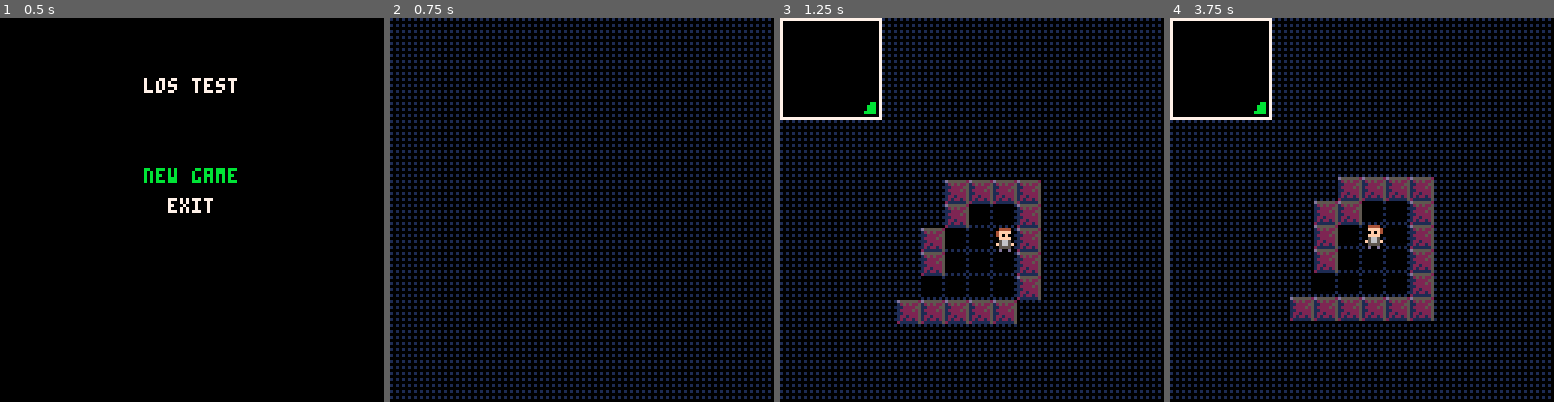
Above: before the commit, frames 1-4 (left to right).
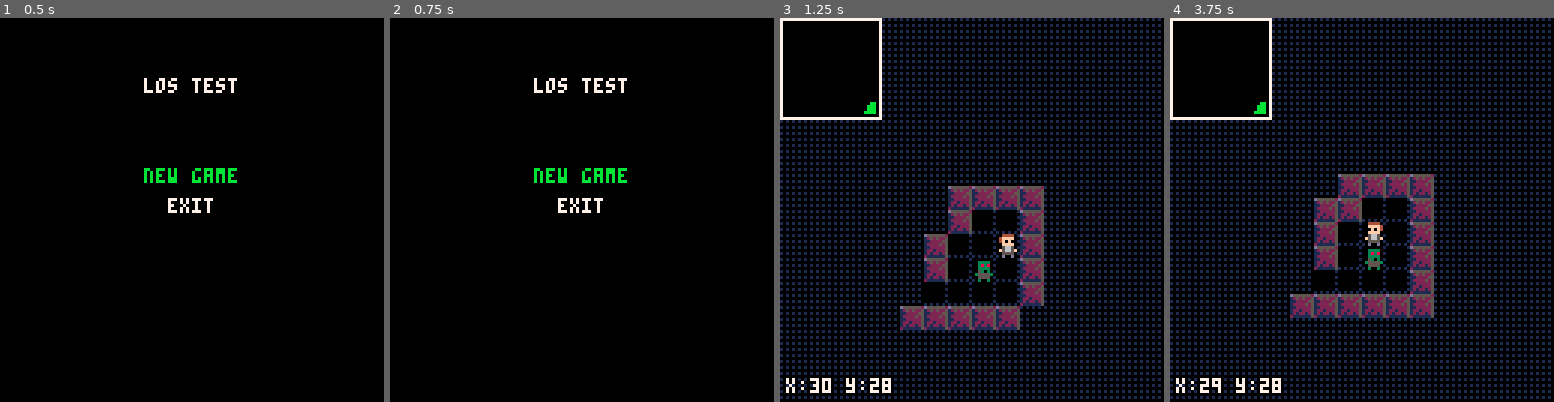
Above: after the commit, the same moments.

Repository: bancliffe/lostest
Game: PICO-8 cartridge lostest.p8
Two runs of this game, one before a commit and one after it. Both use one fixed random seed, a clock stepped at 60 frames per second and the inputs below.
Inputs:
- Up to frame 1 (0.5 s): tap X (X key) at 0.33 s
- Up to frame 2 (0.75 s): tap O (Z key) at 0.7 s
- Up to frame 3 (1.25 s): tap X (X key) at 1.07 s
- Up to frame 4 (3.75 s): hold Right 1.6-2.1 s; tap O (Z key) every 0.4 s from 1.7 to 3.7 s; tap X (X key) at 1.85, 2.97 s; hold Up 2.15-2.42 s; hold Right 2.47-3.03 s; hold Left 3.08-3.58 s; hold Down from 3.63 s (still down)

Frame 1 is identical in both runs. In frame 2, 26% of the frame differs, in the area x 0-100%, y 0-100%; in frame 3, 7.0%; in frame 4, 5.7%.

Commit message:
Refactor player functionality; replace player.lua with entities.lua for improved character management and update map interactions

Diff:
--- /dev/null
+++ b/entities.lua
@@ -0,0 +1,92 @@
+class=setmetatable({
+    new=function(self,tbl)
+        tbl = tbl or {}
+        setmetatable(tbl,{
+            __index=self
+        })
+        return tbl
+    end
+}, {__index=_ENV})
+
+entity=class:new({
+    x=0,
+    y=0,
+    sprite_id=0,
+    vision_range=0,
+    update=function() end,
+    draw=function() end
+})
+
+object=class:new({
+    name="undefined",
+    sprite_id=0,
+    walkable=false,
+    block_sight=false,
+    interact=function(self) end
+})
+
+player=entity:new({
+    x=x or 0,
+    y=y or 0,
+    sprite_id=16,
+    vision_range=6,
+    flipped=false,
+    state="idle",
+
+    update=function(_ENV)
+        local dx,dy=0,0
+        if btnp(⬆️) then dy -= 1 end
+        if btnp(⬇️) then dy += 1 end
+        if btnp(⬅️) then dx -= 1 flipped=true end
+        if btnp(➡️) then dx += 1 flipped=false end
+        -- check for interactable objects before moving
+        local tile = test_map[x+dx] and test_map[x+dx][y+dy]
+        if tile then
+            if tile.object then
+                if tile.object.name=="door" and tile.object.state=="open" then
+                    x = mid(0,map_width-1,x + dx)
+                    y = mid(0,map_height-1,y + dy)
+                elseif tile.object.name=="door" and tile.object.state=="closed" then
+                    tile.object.interact(tile)
+                end
+            elseif test_map[x+dx] and test_map[x+dx][y+dy] and test_map[x+dx][y+dy].walkable then
+                x = mid(0,map_width-1,x + dx)
+                y = mid(0,map_height-1,y + dy)
+            end
+        end
+        if btnp(❎) then
+            global.show_minimap = not global.show_minimap
+        end
+    end,
+
+    draw=function(_ENV)
+         if state=="idle" then
+            local sx = (sprite_id%16)*8
+            local sy = (sprite_id\16)*8
+            sspr(sx,sy,8,8,x*8,y*8,8,8, flipped, false)
+        else
+            spr(sprite_id,x*8,y*8,1,1, flipped, false)
+         end
+    end
+})
+
+npc = entity:new({
+    x=x or 0,
+    y=y or 0,
+    sprite_id=21,
+    vision_range=4,
+    flipped=false,
+    update=function(_ENV) if global.pc.x < x then flipped = true else flipped =false end end,
+    draw=function(_ENV)
+        spr(sprite_id,x*8,y*8,1,1, flipped, false)
+    end
+})
+
+function generate_object(name, sprite_id, walkable, block_sight)
+    return object:new({
+        name=name,
+        sprite_id=sprite_id,
+        walkable=walkable,
+        block_sight=block_sight
+    })
+end
--- a/lostest.p8
+++ b/lostest.p8
@@ -5,7 +5,7 @@
 -- by squizm
 #include main.lua
 #include utils.lua
-#include player.lua
+#include entities.lua
 #include screens\screen_mainmenu.lua
 #include screens\screen_map.lua
 
--- a/main.lua
+++ b/main.lua
@@ -1,5 +1,7 @@
 function _init()
+    poke( 0x5f2e, 1 )
     debug_mode = true
+    global=_ENV
     init_mainmenu()
     init_log()
     _update = update_mainmenu
--- a/player.lua
+++ /dev/null
@@ -1,50 +0,0 @@
-function generate_character(x,y)
-    player={
-        x=x or 0,
-        y=y or 0,
-        sprite_id=16,
-        vision_range=6,
-        flipped=false,
-        update=function()
-            local dx,dy=0,0
-            if btnp(⬆️) then dy -= 1 end
-            if btnp(⬇️) then dy += 1 end
-            if btnp(⬅️) then dx -= 1 player.flipped=true end
-            if btnp(➡️) then dx += 1 player.flipped=false end
-            -- check for interactable objects before moving
-            local tile = test_map[player.x+dx] and test_map[player.x+dx][player.y+dy]
-            if tile then
-                if tile.object then
-                    if tile.object.name=="door" and tile.object.state=="open" then
-                        player.x = mid(0,map_width-1,player.x + dx)
-                        player.y = mid(0,map_height-1,player.y + dy)
-                    elseif tile.object.name=="door" and tile.object.state=="closed" then
-                        tile.object.interact(tile)
-                    end
-                elseif test_map[player.x+dx] and test_map[player.x+dx][player.y+dy] and test_map[player.x+dx][player.y+dy].walkable then
-                    player.x = mid(0,map_width-1,player.x + dx)
-                    player.y = mid(0,map_height-1,player.y + dy)
-                end
-            end
-            if btnp(❎) then
-                show_minimap = not show_minimap
-            end
-        end,
-        draw=function()
-            spr(player.sprite_id,player.x*8,player.y*8,1,1, player.flipped, false)
-        end
-    }
-    return player
-end
-
-function generate_object(name,sprite_id,walkable,block_sight)
-    return {
-        name=name or "undefined",
-        sprite_id=sprite_id or 0,
-        walkable=walkable or false,
-        block_sight=block_sight or false,
-        interact=function()
-           -- placeholder for object interaction logic (e.g. opening a door, picking up an item)
-        end
-    }
-end
--- a/screens/screen_map.lua
+++ b/screens/screen_map.lua
@@ -3,9 +3,19 @@
     map_height = 32
     test_map = map_from_tiles(map_width,map_height)
     local empty_tile = find_empty_tile(test_map)
-    player=generate_character(empty_tile.x, empty_tile.y)
+    global.pc=player:new({x=empty_tile.x, y=empty_tile.y})
     minimap = generate_minimap(test_map)
-    show_minimap = false
+    global.show_minimap = false
+    characters={}
+    add(characters,global.pc)
+
+    for i=1,30 do
+        local empty_tile = find_empty_tile(test_map)
+        local sprite_id = 17 + flr(rnd(5))
+        log("placing npc at ("..empty_tile.x..","..empty_tile.y..") with sprite_id "..sprite_id)
+        local c = npc:new({x=empty_tile.x, y=empty_tile.y,sprite_id=sprite_id})
+        add(characters, c)
+    end
 
     camera_x = 0
     camera_y = 0
@@ -14,17 +24,19 @@
 end
 
 function update_map()
-    player.update()
+    for i=1,#characters do
+        characters[i]:update()
+    end
     update_los(test_map)
     minimap = generate_minimap(test_map)
-    dest_camera_x = player.x * 8 - 64
-    dest_camera_y = player.y * 8 - 64
+    dest_camera_x = global.pc.x * 8 - 64
+    dest_camera_y = global.pc.y * 8 - 64
     camera_x += (dest_camera_x - camera_x) * 0.2
     camera_y += (dest_camera_y - camera_y) * 0.2
 end
 
 function draw_map()
-    cls(1)
+    cls(0)
     fillp(0x5f5f)
     rectfill(0,0,128,128,1)
     fillp()
@@ -45,14 +57,18 @@
     end
     palt(0,false)
     palt(14,true)
-    player.draw()
+    for i=1,#characters do
+        if test_map[characters[i].x] and test_map[characters[i].x][characters[i].y] and test_map[characters[i].x][characters[i].y].visible then
+            characters[i]:draw()
+        end
+    end
     palt()
     draw_ui()
 end
 
 function draw_ui()
     camera()
-    --print("x:"..player.x.." y:"..player.y,2,2,7)
+    print("x:"..global.pc.x.." y:"..global.pc.y,2,120,7)
     if show_minimap then
         draw_minimap(1,1)
     end
--- a/utils.lua
+++ b/utils.lua
@@ -11,11 +11,11 @@
 
 -- updates line-of-sight for all tiles based on player position and vision range
 function update_los(map)
-    local max_range = player.vision_range
-    local max_x = player.x + max_range
-    local min_x = player.x - max_range
-    local max_y = player.y + max_range
-    local min_y = player.y - max_range
+    local max_range = pc.vision_range
+    local max_x = pc.x + max_range
+    local min_x = pc.x - max_range
+    local max_y = pc.y + max_range
+    local min_y = pc.y - max_range
     max_x = mid(0,map_width-1,max_x)
     min_x = mid(0,map_width-1,min_x)
     max_y = mid(0,map_height-1,max_y)
@@ -28,8 +28,8 @@
     for i=min_x,max_x do
         for j=min_y,max_y do
             local tile = map[i][j]
-            local los = has_line_of_sight(player.x,player.y,i,j)
-            local dist = distance(player.x,player.y,i,j)
+            local los = has_line_of_sight(pc.x,pc.y,i,j,max_range)
+            local dist = distance(pc.x,pc.y,i,j)
             if los and dist <= max_range then
                 tile.visible = true
                 tile.explored = true
@@ -46,7 +46,7 @@
     for i=0,#map-1 do
         for j=0,#map[0]-1 do
             --log("checking tile ("..i..","..j..")")
-            if map[i][j].walkable then add(empty_tiles, {x=i,y=j}) end
+            if map[i][j].sprite_id==1 then add(empty_tiles, {x=i,y=j}) end
         end
     end
     return empty_tiles[flr(rnd(#empty_tiles))+1]
@@ -81,8 +81,10 @@
 end
 
 -- Check line-of-sight between two tile coordinates.
-function has_line_of_sight(x0,y0,x1,y1)
+function has_line_of_sight(x0,y0,x1,y1,max_range)
+    max_range = max_range or 5
     local pts = bresenham(x0,y0,x1,y1)
+    if #pts > max_range then return false end
     for i=1,#pts do
         local p = pts[i]
         if p.x == x1 and p.y == y1 then return true end
